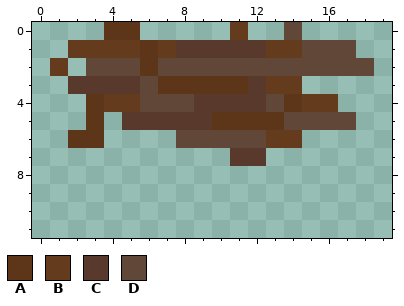
A pixel-art sprite gets an edit: src/assets/block/wood/red/top/wood_red_top_2.png. This is how it looked before the edit.
The file is 20x20 pixels. Shown: x 0..19, y 0..11.
Palette (. is transparent): A #5d3518  B #653b1d  C #59392c  D #604737
Pixels before, first column x 1:
0 ...AA.....B..D....
1 .BBBBABCCCCCBBDDD.
2 B.DDDADDDDDDDDDDDD
3 .CCCCDAAAAACBB....
4 ..ABBDDDCCCCDABB..
5 ..A.CCCCCAAAADDDD.
6 .AA....DDDDDBB....
7 ..........CC......
Now the later version:
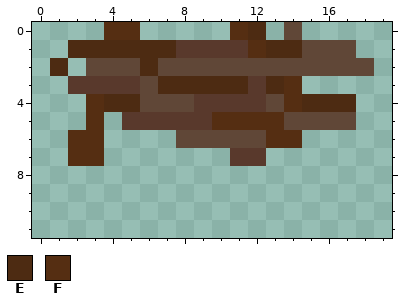
Colours new in this view: E #4d2b12  F #552e12
The exact change:
Colour E is added in row 0 at x 12; in row 4 at x 17.
Colour E replaces colour A in rows 1 to 2 at x 6; in row 3 at x 7 to 11.
Colour E replaces colour B in row 1 at x 2 to 5, 7 and 13 to 14; in row 2 at x 1; in row 3 at x 13; in row 4 at x 4 to 5 and 15 to 16.
Colour F is added in row 7 at x 2 to 3.
Colour F replaces colour A in row 0 at x 4 to 5; in row 4 at x 3 and 14; in row 5 at x 3 and 10 to 13; in row 6 at x 2 to 3.
Colour F replaces colour B in row 0 at x 11; in row 3 at x 14; in row 6 at x 13 to 14.
Colour F replaces colour C in row 1 at x 12.
